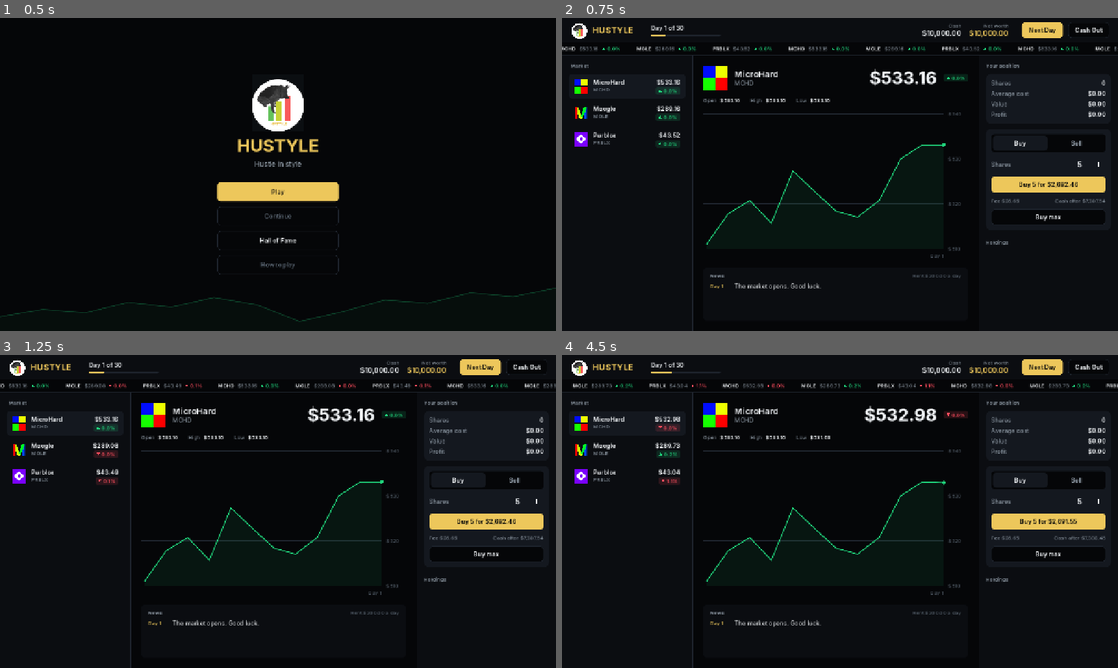
Above: before the commit, frames 1-4 (two rows, left to right).
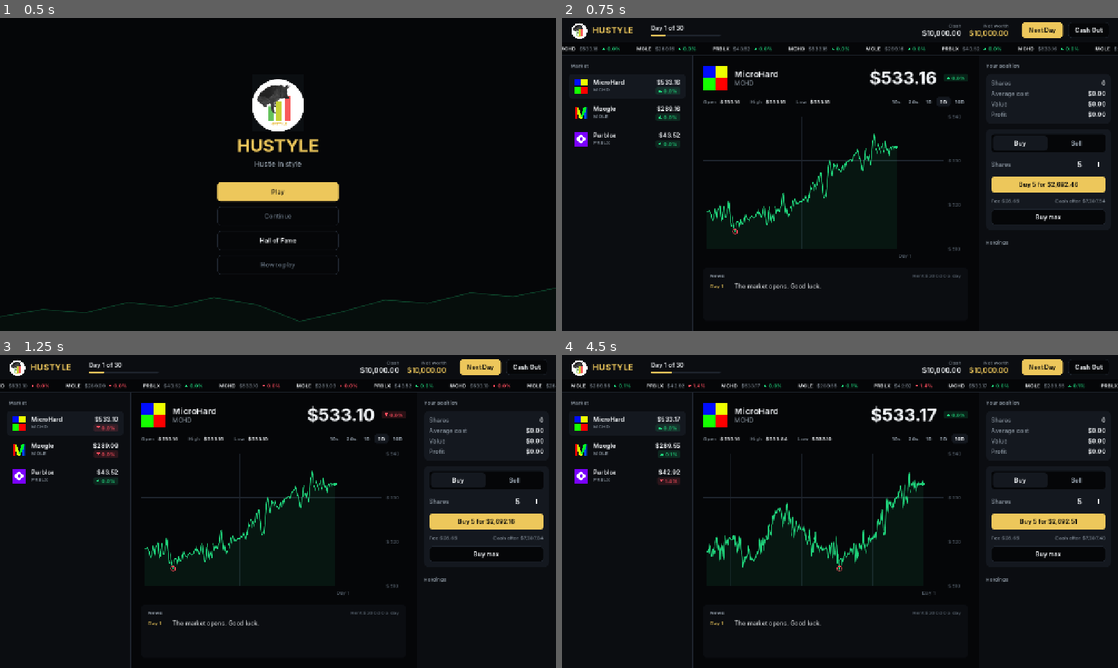
Above: after the commit, the same moments.

Repository: binhnguyeeen/HUSTYLE
Game: Godot game, scene res://scenes/title.tscn
The game is run twice, just before and just after one commit, with the same random seed, the same clock (stepped at 60 frames per second) and the same inputs.
Inputs (mouse positions are in pixels of both pictures, inside the frame that each line leads up to):
- Up to frame 1 (0.5 s): no input
- Up to frame 2 (0.75 s): click "Play" at 0.5 s
- Up to frame 3 (1.25 s): no input
- Up to frame 4 (4.5 s): click (895, 439) at 1.25 s, where only the run after the commit has a clickable "10s"; click (912, 439) at 2 s, where only the run after the commit has a clickable "20s"; click (928, 439) at 2.75 s, where only the run after the commit has a clickable "1D"; click (945, 439) at 3.5 s, where only the run after the commit has a clickable "5D"; click (962, 439) at 4.25 s, where only the run after the commit has a clickable "10D"

Frame 1 is identical in both runs. In frame 2, 1.8% of the frame differs, in the area x 25-73%, y 25-77%; in frame 3, 3.0%; in frame 4, 3.8%, in the area x 1-100%, y 9-77%.

Commit message:
Add chart views with live intraday line

Diff:
--- a/scripts/autoload/market.gd
+++ b/scripts/autoload/market.gd
@@ -33,6 +33,8 @@
 const EVENT_START := 0.25
 const EVENT_END := 0.6
 const FEED_LEN := 20
+## How many recorded ticks to keep for the chart views.
+const TICKS_KEEP := 720
 
 var stocks: Array[Dictionary] = []
 var prices := {}  # live price
@@ -42,6 +44,8 @@
 var target := {}  # planned move for today, as a fraction of open
 var events := {}  # id -> "crash" or "spike" for today
 var history := {}  # id -> Array of { "day": int, "price": float }, past closes
+var times: Array[float] = []  # market time of each recorded tick, day plus progress
+var ticks := {}  # id -> Array of prices, one per entry in times
 var change := {}  # id -> live fraction since today's open
 var recovering := {}  # id -> { "days_left", "per_day", "crash_day" }
 var news := ""
@@ -98,12 +102,19 @@
 	change.clear()
 	recovering.clear()
 	feed.clear()
+	times.clear()
+	ticks.clear()
 	for s in stocks:
 		prices[s["id"]] = float(s["base_price"])
 		history[s["id"]] = []
+		ticks[s["id"]] = []
 	# Quiet days before day 1 so the chart is never empty.
+	var per_day := int(Game.DAY_SECONDS / Game.TICK_SECONDS)
+	_record(float(2 - HISTORY_LEN))
 	for d in range(2 - HISTORY_LEN, 1):
 		_open_day(d, false)
+		for i in range(1, per_day):
+			tick(float(i) / per_day, true)
 		_close_day(d)
 	# Scale the quiet days so day 1 opens at the base price.
 	for s in stocks:
@@ -111,6 +122,9 @@
 		var k: float = float(s["base_price"]) / float(prices[id])
 		for h in history[id]:
 			h["price"] = snappedf(h["price"] * k, 0.01)
+		var t: Array = ticks[id]
+		for i in t.size():
+			t[i] = snappedf(t[i] * k, 0.01)
 		prices[id] = float(s["base_price"])
 	_open_day(1, true)
 	feed.clear()
@@ -126,7 +140,7 @@
 
 
 ## Moves live prices. progress runs from 0 at the open to 1 at the close.
-func tick(progress: float) -> void:
+func tick(progress: float, quiet := false) -> void:
 	var p := clampf(progress, 0.0, 1.0)
 	for s in stocks:
 		var id: String = s["id"]
@@ -139,7 +153,9 @@
 		_jitter[id] = _jitter[id] * JITTER_KEEP + randf_range(-1.0, 1.0) * volatility(s) * JITTER
 		var price: float = open[id] * (1.0 + target[id] * shape) * (1.0 + _jitter[id] * sin(PI * p))
 		_set_price(id, price)
-	prices_changed.emit()
+	_record(_day + p)
+	if not quiet:
+		prices_changed.emit()
 
 
 func cheapest() -> Dictionary:
@@ -150,11 +166,50 @@
 	return best
 
 
-## Past closes plus the live price as the last point.
-func chart_points(id: String, day: int) -> Array:
-	var pts: Array = history[id].duplicate()
-	pts.append({ "day": day, "price": prices[id] })
-	return pts
+## Chart data for one stock.
+## kind "ticks" shows the last n ticks, kind "days" shows the last n days.
+## Points are Vector2(x from 0 to 1, price).
+func view(id: String, kind: String, n: int, day: int) -> Dictionary:
+	var pts := PackedVector2Array()
+	var labels := []
+	var dividers := []
+	var list: Array = ticks.get(id, [])
+	var count := mini(times.size(), list.size())
+	if kind == "ticks":
+		var first := maxi(0, count - (n + 1))
+		var span := maxi(1, count - 1 - first)
+		for i in range(first, count):
+			pts.append(Vector2(float(i - first) / span, list[i]))
+		labels = [[0.0, "%d sec ago" % int(n * Game.TICK_SECONDS)], [1.0, "Now"]]
+	else:
+		var start := float(day - (n - 1))
+		var i := count - 1
+		while i >= 0 and times[i] >= start:
+			i -= 1
+		for j in range(i + 1, count):
+			pts.append(Vector2((times[j] - start) / n, list[j]))
+		if n == 1:
+			labels = [[0.0, "Open"], [1.0, "Close"]]
+		else:
+			var every := 1 if n <= 5 else 2
+			for d in range(day - (n - 1), day + 1):
+				var x := (d - start) / n
+				if x > 0.0:
+					dividers.append(x)
+				if d >= 1 and (day - d) % every == 0:
+					labels.append([x, "Day %d" % d])
+	return { "points": pts, "labels": labels, "dividers": dividers }
+
+
+func _record(time: float) -> void:
+	times.append(time)
+	for s in stocks:
+		ticks[s["id"]].append(prices[s["id"]])
+	if times.size() > TICKS_KEEP + 60:
+		times = times.slice(times.size() - TICKS_KEEP)
+		for s in stocks:
+			var t: Array = ticks[s["id"]]
+			ticks[s["id"]] = t.slice(t.size() - TICKS_KEEP)
 
 
 func _say(day: int, text: String) -> void:
@@ -225,6 +280,7 @@
 		h.append({ "day": day, "price": prices[id] })
 		while h.size() > HISTORY_LEN - 1:
 			h.pop_front()
+	_record(day + 1.0)
 	_say(day, _news_line(day))
 
 
@@ -269,6 +325,20 @@
 		prices[id] = float(d.get("prices", {}).get(id, s["base_price"]))
 		history[id] = d.get("history", {}).get(id, [])
 	recovering = d.get("recovering", {})
+	# Ticks are not saved. Rebuild a coarse line from the daily closes.
+	times.clear()
+	ticks.clear()
+	for s in stocks:
+		ticks[s["id"]] = []
+	if not stocks.is_empty():
+		var closes: Array = history[stocks[0]["id"]]
+		for i in closes.size():
+			times.append(float(closes[i]["day"]) + 1.0)
+			for s in stocks:
+				var h: Array = history[s["id"]]
+				ticks[s["id"]].append(float(h[i]["price"]) if i < h.size() else prices[s["id"]])
+	if times.is_empty() or times[-1] < float(day):
+		_record(float(day))
 	_open_day(day, true)
 	news = str(d.get("news", ""))
 	feed = d.get("feed", [])
--- a/scripts/scenes/trading_floor.gd
+++ b/scripts/scenes/trading_floor.gd
@@ -1,10 +1,13 @@
 extends Control
 
 const NEWS_ROWS := 4
+## Chart views: label, kind, size. Ticks are half seconds.
+const VIEWS := [["10s", "ticks", 20], ["20s", "ticks", 40], ["1D", "days", 1], ["5D", "days", 5], ["10D", "days", 10]]
 
 var selected := ""
 var buying := true
 var qty := 5
+var view := 3
 
 var day_label: Label
 var day_bar: ProgressBar
@@ -191,6 +194,12 @@
 		stat_labels[key] = sv
 		sb.add_child(sv)
 		stats.add_child(sb)
+	stats.add_child(UI.spacer())
+	var views := UI.box(false, 2)
+	var vg := ButtonGroup.new()
+	for i in VIEWS.size():
+		views.add_child(_view_tab(VIEWS[i][0], vg, i))
+	stats.add_child(views)
 	v.add_child(stats)
 	chart = PriceChart.new()
 	chart.size_flags_vertical = Control.SIZE_EXPAND_FILL
@@ -289,6 +298,35 @@
 	return p
 
 
+func _view_tab(text: String, group: ButtonGroup, index: int) -> Button:
+	var b := Button.new()
+	b.text = text
+	b.theme_type_variation = &"TabButton"
+	b.toggle_mode = true
+	b.button_group = group
+	b.button_pressed = index == view
+	b.focus_mode = Control.FOCUS_NONE
+	b.mouse_default_cursor_shape = Control.CURSOR_POINTING_HAND
+	b.add_theme_font_size_override("font_size", 12)
+	for st in ["normal", "hover"]:
+		b.add_theme_stylebox_override(st, _small_box(Color(0, 0, 0, 0)))
+	for st in ["pressed", "hover_pressed"]:
+		b.add_theme_stylebox_override(st, _small_box(C.BG_RAISED))
+	b.pressed.connect(func():
+		view = index
+		_refresh_stock())
+	return b
+
+
+func _small_box(bg: Color) -> StyleBoxFlat:
+	var sb := UI.style(bg, 6)
+	sb.content_margin_left = 8
+	sb.content_margin_right = 8
+	sb.content_margin_top = 3
+	sb.content_margin_bottom = 3
+	return sb
+
+
 func _tab(text: String, group: ButtonGroup, on: bool) -> Button:
 	var b := Button.new()
 	b.text = text
@@ -382,7 +420,7 @@
 	stat_labels["Open"].text = UI.money(Market.open[selected])
 	stat_labels["High"].text = UI.money(Market.high[selected])
 	stat_labels["Low"].text = UI.money(Market.low[selected])
-	chart.set_points(Market.chart_points(selected, Game.day))
+	chart.set_view(Market.view(selected, VIEWS[view][1], VIEWS[view][2], Game.day))
 
 
 func _refresh_wallet() -> void:
--- a/scripts/ui/price_chart.gd
+++ b/scripts/ui/price_chart.gd
@@ -1,73 +1,81 @@
 class_name PriceChart
 extends Control
-## Polyline of the last prices with a soft fill, grid and day labels.
+## Price line with a soft fill, price grid, day dividers and labels.
 
 const AXIS_W := 56.0
 const LABEL_H := 28.0
 
-var points: Array = []  # { "day": int, "price": float }
+var points := PackedVector2Array()  # x from 0 to 1, y is the price
+var labels: Array = []  # [x from 0 to 1, text]
+var dividers: Array = []
 
 
-func set_points(p: Array) -> void:
-	points = p
+func set_view(v: Dictionary) -> void:
+	points = v["points"]
+	labels = v["labels"]
+	dividers = v["dividers"]
 	queue_redraw()
 
 
 func _draw() -> void:
-	if points.size() < 2:
+	if points.is_empty():
 		return
 	var font: Font = UI.FONTS[UI.W.REGULAR]
 	var plot := Rect2(Vector2(8, 8), Vector2(size.x - AXIS_W - 8, size.y - LABEL_H - 8))
 	var lo := INF
 	var hi := -INF
-	for p in points:
-		lo = minf(lo, p["price"])
-		hi = maxf(hi, p["price"])
+	var low_i := 0
+	for i in points.size():
+		var v := points[i].y
+		if v < lo:
+			lo = v
+			low_i = i
+		hi = maxf(hi, v)
 	var step := _nice_step((hi - lo) / 3.0)
 	lo = floor(lo / step) * step
 	hi = ceil(hi / step) * step
 	if hi - lo < step * 2:
-		hi = lo + step * 3
+		hi = lo + step * 2
 
 	# Grid and price labels.
-	var v := lo
-	while v <= hi + step * 0.01:
-		var y := _y(v, lo, hi, plot)
+	var g := lo
+	while g <= hi + step * 0.01:
+		var y := _y(g, lo, hi, plot)
 		draw_line(Vector2(0, y), Vector2(plot.end.x, y), C.LINE, 1.0)
-		draw_string(font, Vector2(plot.end.x + 10, y + 4), _short_money(v, step), HORIZONTAL_ALIGNMENT_LEFT, -1, 12, C.MUTED)
-		v += step
+		draw_string(font, Vector2(plot.end.x + 10, y + 4), _short_money(g, step), HORIZONTAL_ALIGNMENT_LEFT, -1, 12, C.MUTED)
+		g += step
+	for d in dividers:
+		var dx: float = plot.position.x + plot.size.x * d
+		draw_line(Vector2(dx, plot.position.y), Vector2(dx, plot.end.y), Color(C.LINE, 0.7), 1.0)
 
-	var up: bool = points[-1]["price"] >= points[0]["price"]
+	var up: bool = points[-1].y >= points[0].y
 	var col := C.UP if up else C.DOWN
 	var line := PackedVector2Array()
-	var low_i := 0
-	for i in points.size():
-		var x := plot.position.x + plot.size.x * i / float(points.size() - 1)
-		line.append(Vector2(x, _y(points[i]["price"], lo, hi, plot)))
-		if points[i]["price"] < points[low_i]["price"]:
-			low_i = i
-	var fill := line.duplicate()
-	fill.append(Vector2(plot.end.x, plot.end.y))
-	fill.append(Vector2(plot.position.x, plot.end.y))
-	draw_colored_polygon(fill, Color(col, 0.08))
-	draw_polyline(line, col, 2.0, true)
+	for p in points:
+		line.append(Vector2(plot.position.x + plot.size.x * p.x, _y(p.y, lo, hi, plot)))
+	# Fill one slice per segment so long lines never fail to triangulate.
+	var fill := Color(col, 0.08)
+	for i in range(1, line.size()):
+		var a := line[i - 1]
+		var b := line[i]
+		if b.x - a.x < 0.01:
+			continue
+		draw_colored_polygon([a, b, Vector2(b.x, plot.end.y), Vector2(a.x, plot.end.y)], fill)
+	if line.size() >= 2:
+		draw_polyline(line, col, 2.0, true)
 	draw_circle(line[-1], 4.0, col)
 	if low_i != points.size() - 1 and low_i != 0:
 		draw_circle(line[low_i], 5.0, C.DOWN, false, 1.5, true)
 
-	# Day labels: first, middle, low point and last, only for real days.
-	var marks := { 0: C.MUTED, points.size() / 2: C.MUTED, points.size() - 1: C.MUTED }
-	if low_i != points.size() - 1 and low_i != 0:
-		marks[low_i] = C.DOWN
-	for i in marks:
-		var d: int = points[i]["day"]
-		if d < 1:
-			continue
-		var x := line[i].x
-		var txt := "Day %d" % d
+	for l in labels:
+		var txt: String = l[1]
 		var w := font.get_string_size(txt, HORIZONTAL_ALIGNMENT_LEFT, -1, 12).x
-		x = clampf(x - w / 2.0, 0, plot.end.x - w)
-		draw_string(font, Vector2(x, size.y - 8), txt, HORIZONTAL_ALIGNMENT_LEFT, -1, 12, marks[i])
+		var x: float = plot.position.x + plot.size.x * float(l[0])
+		if float(l[0]) >= 1.0:
+			x -= w
+		elif float(l[0]) > 0.0:
+			x += 4.0
+		draw_string(font, Vector2(x, size.y - 8), txt, HORIZONTAL_ALIGNMENT_LEFT, -1, 12, C.MUTED)
 
 
 func _y(v: float, lo: float, hi: float, plot: Rect2) -> float:
@@ -75,10 +83,10 @@
 
 
 func _nice_step(raw: float) -> float:
-	if raw <= 0.0:
-		return 1.0
+	if raw <= 0.005:
+		return 0.01
 	var mag := pow(10.0, floor(log(raw) / log(10.0)))
-	for m in [1.0, 2.0, 2.5, 5.0, 10.0]:
+	for m in [1.0, 2.0, 5.0, 10.0]:
 		if raw <= m * mag:
 			return m * mag
 	return 10.0 * mag
--- /dev/null
+++ b/tools/view_preview.gd
@@ -0,0 +1,10 @@
+# Opens the Trading Floor on a chosen chart view. Pass the view index after --.
+extends Node
+
+
+func _ready() -> void:
+	Game.new_run()
+	var floor_scene: Control = load("res://scenes/trading_floor.tscn").instantiate()
+	var args := OS.get_cmdline_user_args()
+	floor_scene.view = int(args[0]) if args.size() > 0 else 0
+	add_child(floor_scene)
--- /dev/null
+++ b/tools/view_preview.tscn
@@ -0,0 +1,6 @@
+[gd_scene load_steps=2 format=3]
+
+[ext_resource type="Script" path="res://tools/view_preview.gd" id="1"]
+
+[node name="Preview" type="Node"]
+script = ExtResource("1")
Not shown, added: tools/view_preview.gd.uid
